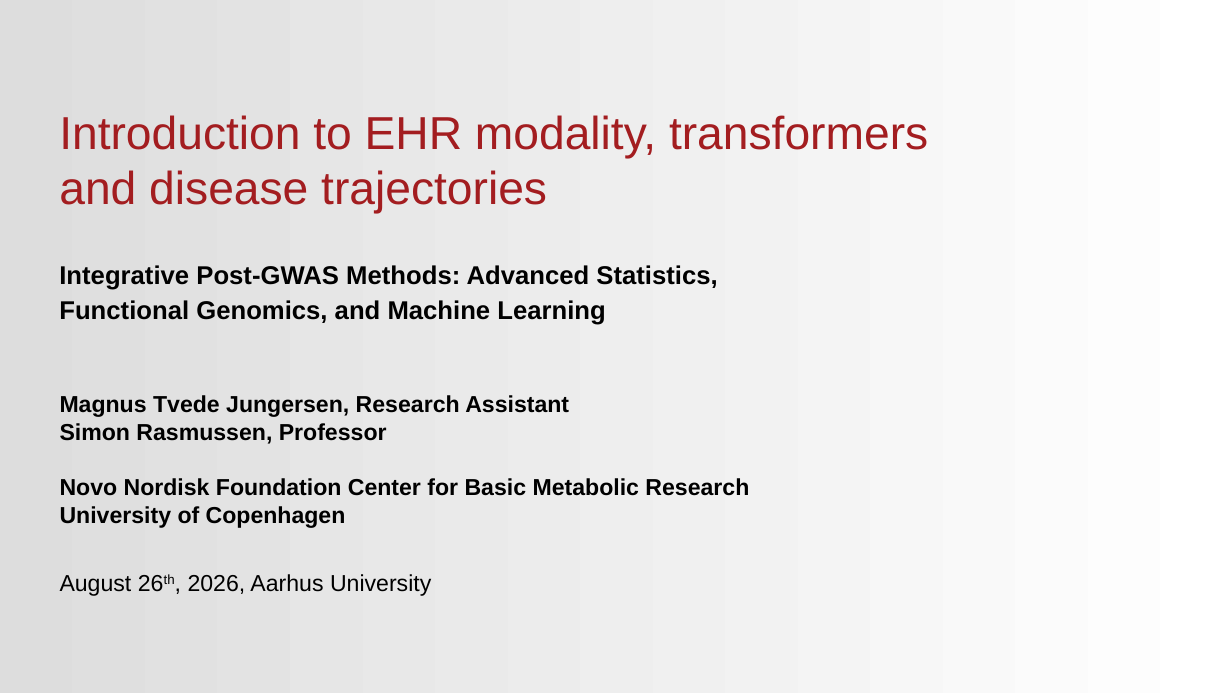
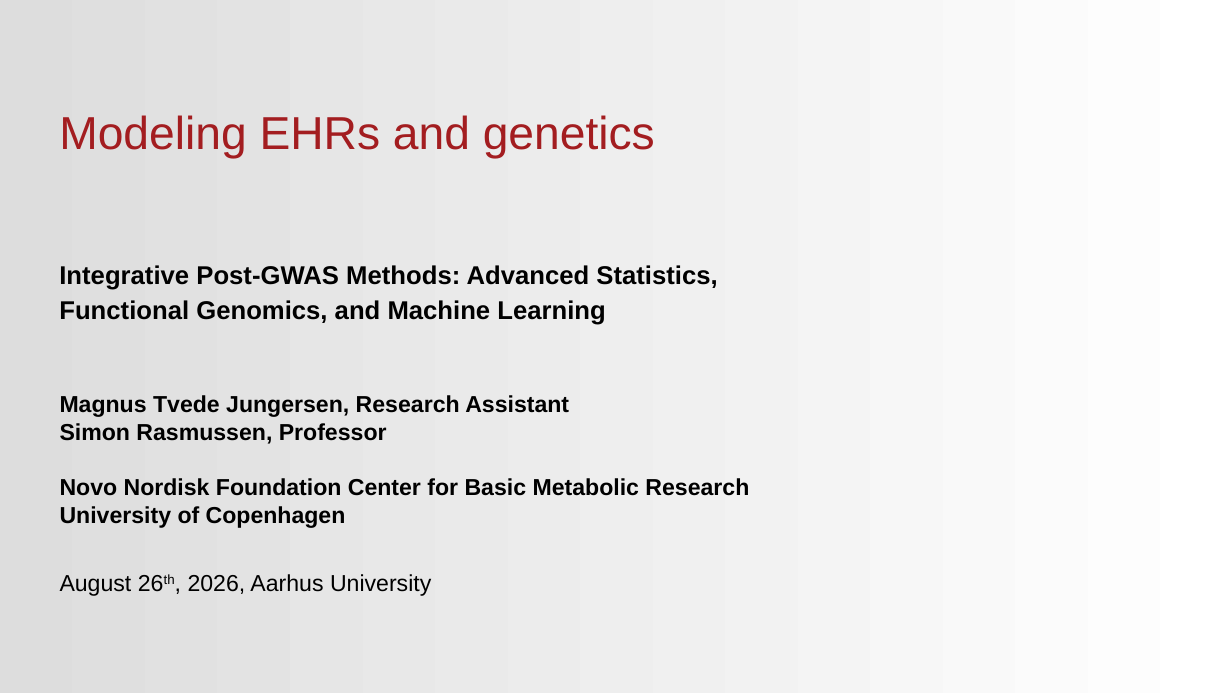
Before and after one commit to RasmussenLab/integrative_post_gwas_methods_course, a slide deck: slide 1 of slides/EHR transformer presentation 20260825.pptx. Drawn at 1232x693 pixels with LibreOffice and Linux fonts; fonts in the diff are those of the drawing; background and template pictures are left out. Boxes give left, top, right and bottom in pixels: in the first picture for what was removed or moved away, otherwise in the second. Text is boxed around its words. In the diff, an @@ line names an element or a change of style, - is before the commit and + after.

```diff
--- a/slides/EHR transformer presentation 20260825.pptx
+++ b/slides/EHR transformer presentation 20260825.pptx
@@ text at (59,115,655,158): text changed @@
-Introduction to EHR modality, transformers and disease trajectories
+Modeling EHRs and genetics
```
Also in this commit, not shown: 18 other slides changed, 1 slide added, 1 slide removed.
